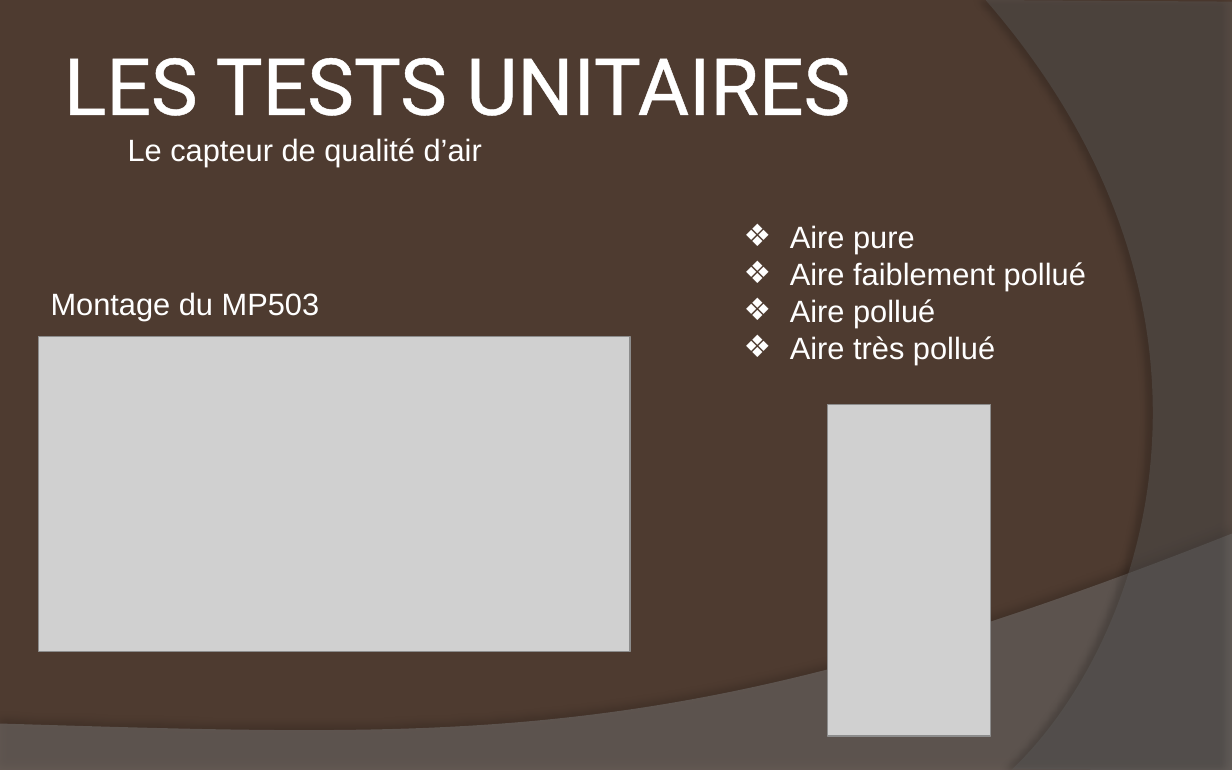
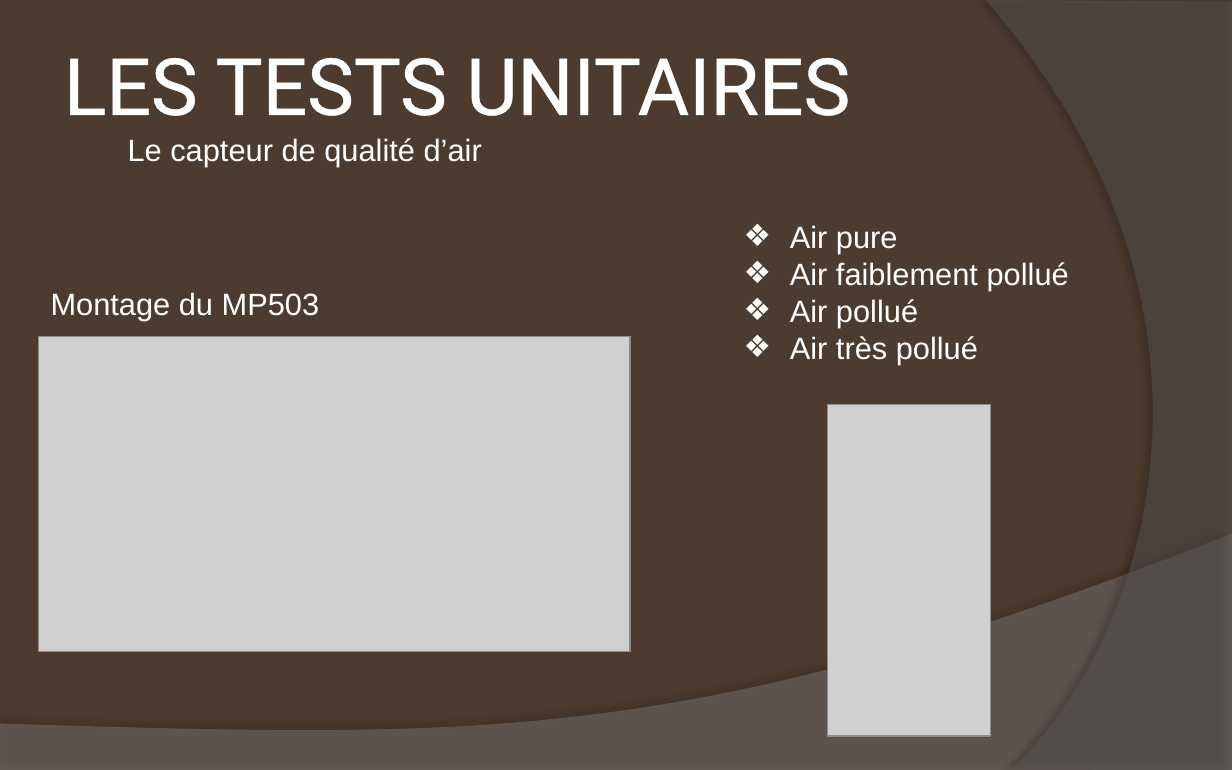
Before and after one commit to DrBalf/domotique_bts_sn_ec_projet, a slide deck: slide 12 of Rapport/Lore/presentation_revu.pptx (slide 15 before the commit). Drawn at 1232x770 pixels with LibreOffice and Linux fonts; fonts in the diff are those of the drawing; grey boxes stand for pictures. Boxes give left, top, right and bottom in pixels: in the first picture for what was removed or moved away, otherwise in the second. Text is boxed around its words. In the diff, an @@ line names an element or a change of style, - is before the commit and + after.

```diff
--- a/Rapport/Lore/presentation_revu.pptx
+++ b/Rapport/Lore/presentation_revu.pptx
@@ text at (x1=790, y1=225, x2=1069, y2=365): text changed @@
-❖ Aire pure
-❖ Aire faiblement pollué
-❖ Aire pollué
-❖ Aire très pollué
+❖ Air pure
+❖ Air faiblement pollué
+❖ Air pollué
+❖ Air très pollué
```
Also in this commit, not shown: 4 other slides changed, 3 slides removed, 14 other files.
